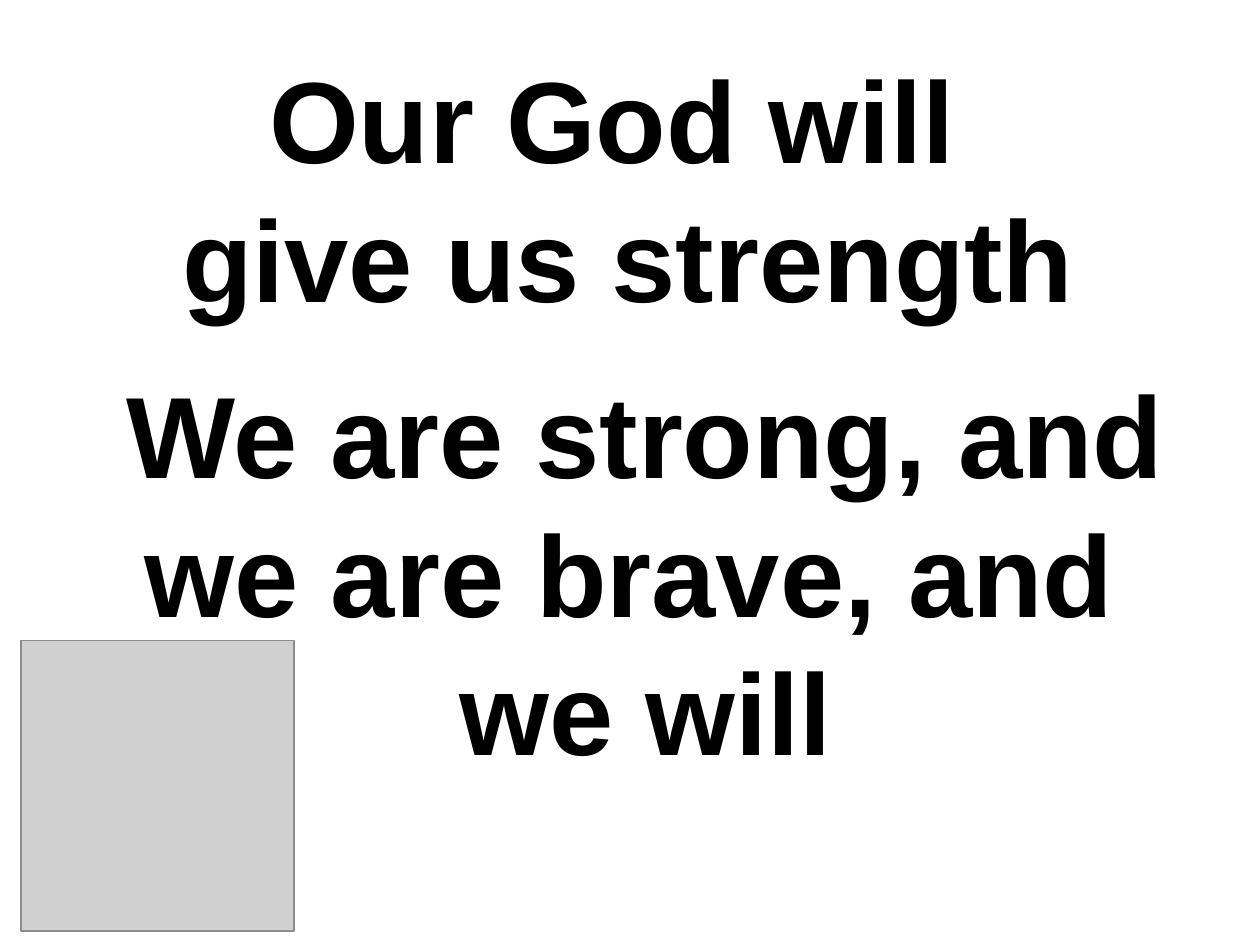
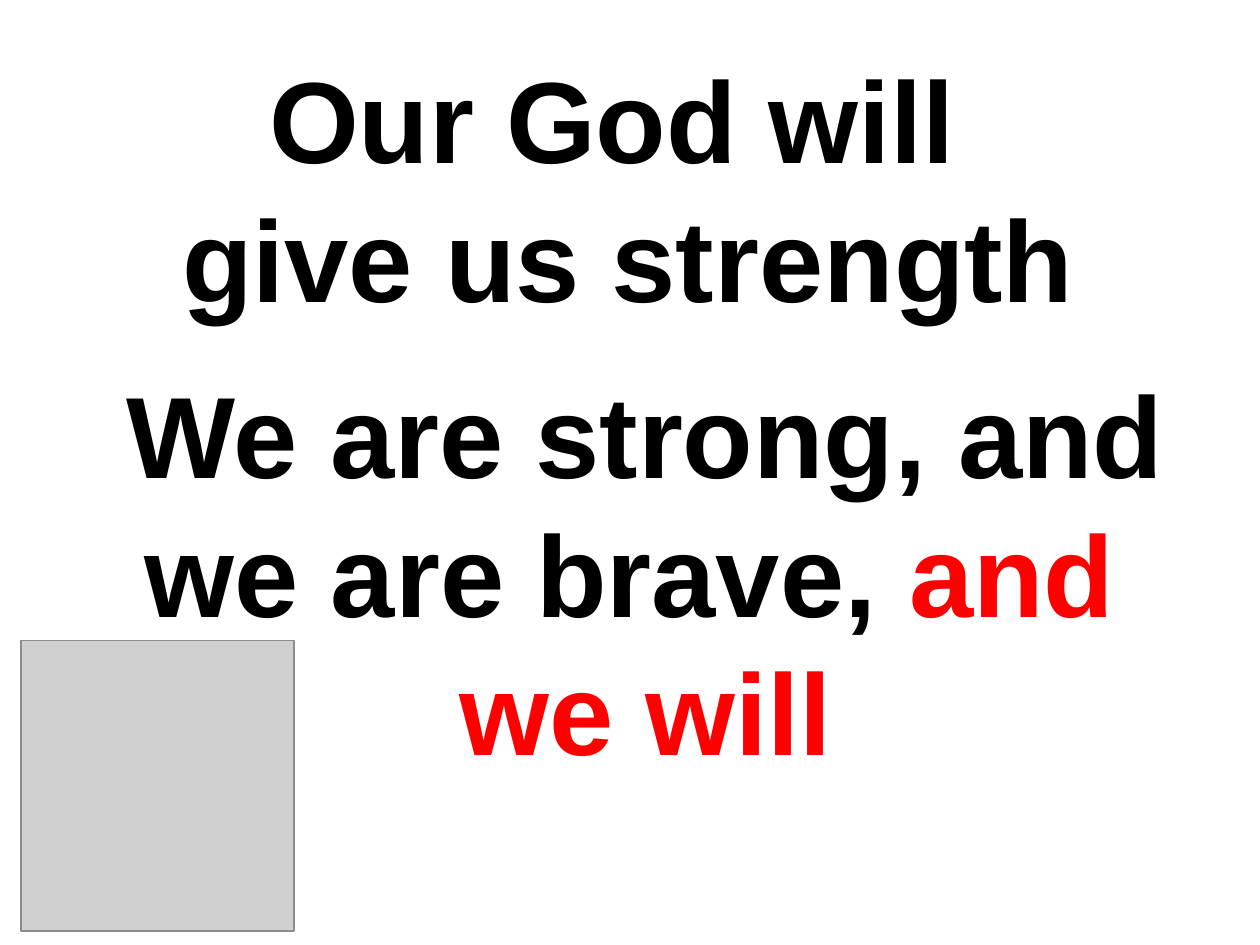
Before and after one commit to batisuoc/free-school-class, a slide deck: slide 8 of english/Stand-Together.pptx. Drawn at 1260x945 pixels with LibreOffice and Linux fonts; fonts in the diff are those of the drawing; grey boxes stand for pictures; background and template pictures are left out. Boxes give left, top, right and bottom in pixels: in the first picture for what was removed or moved away, otherwise in the second. Text is boxed around its words. In the diff, an @@ line names an element or a change of style, - is before the commit and + after.

```diff
--- a/english/Stand-Together.pptx
+++ b/english/Stand-Together.pptx
@@ text "We are strong, and we ..." at [127,394,1163,756]: text colour #000000 to #FF0000 in "and", "we will" @@
```
Also in this commit, not shown: 1 other slide changed, 4 other files.
